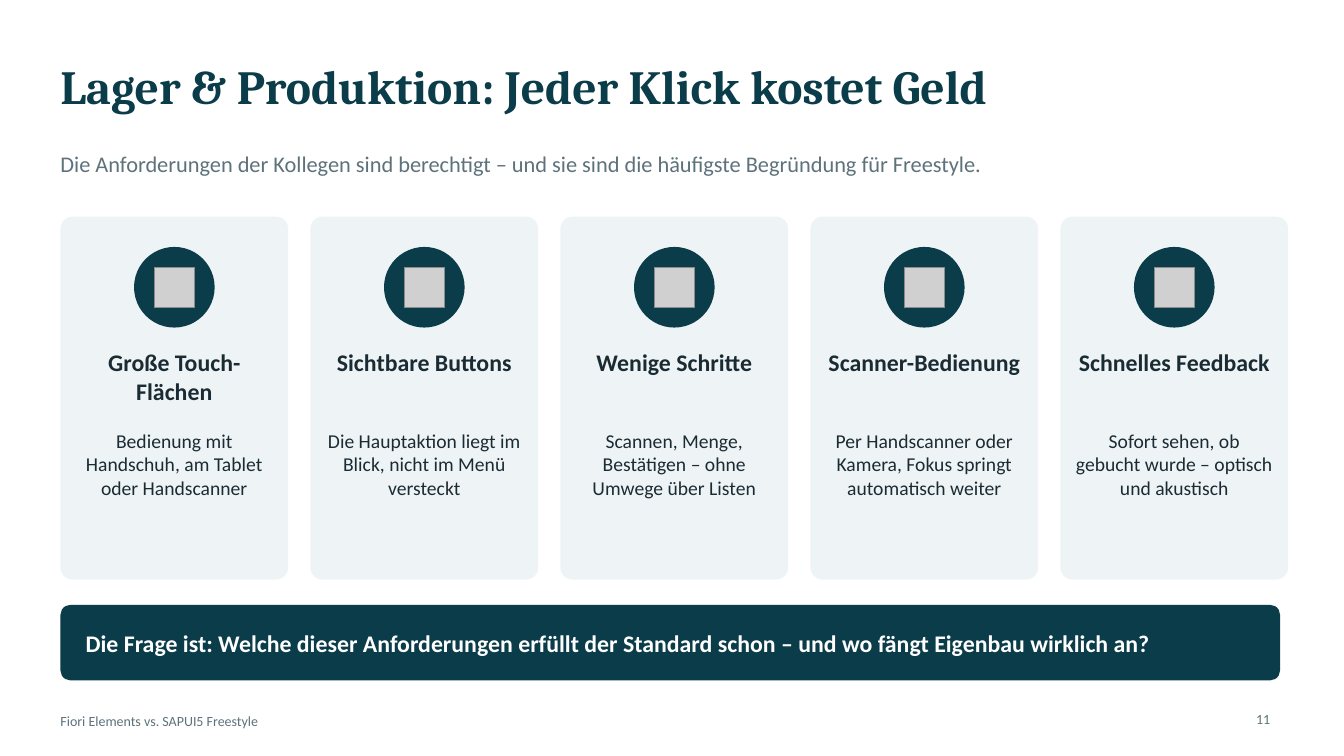
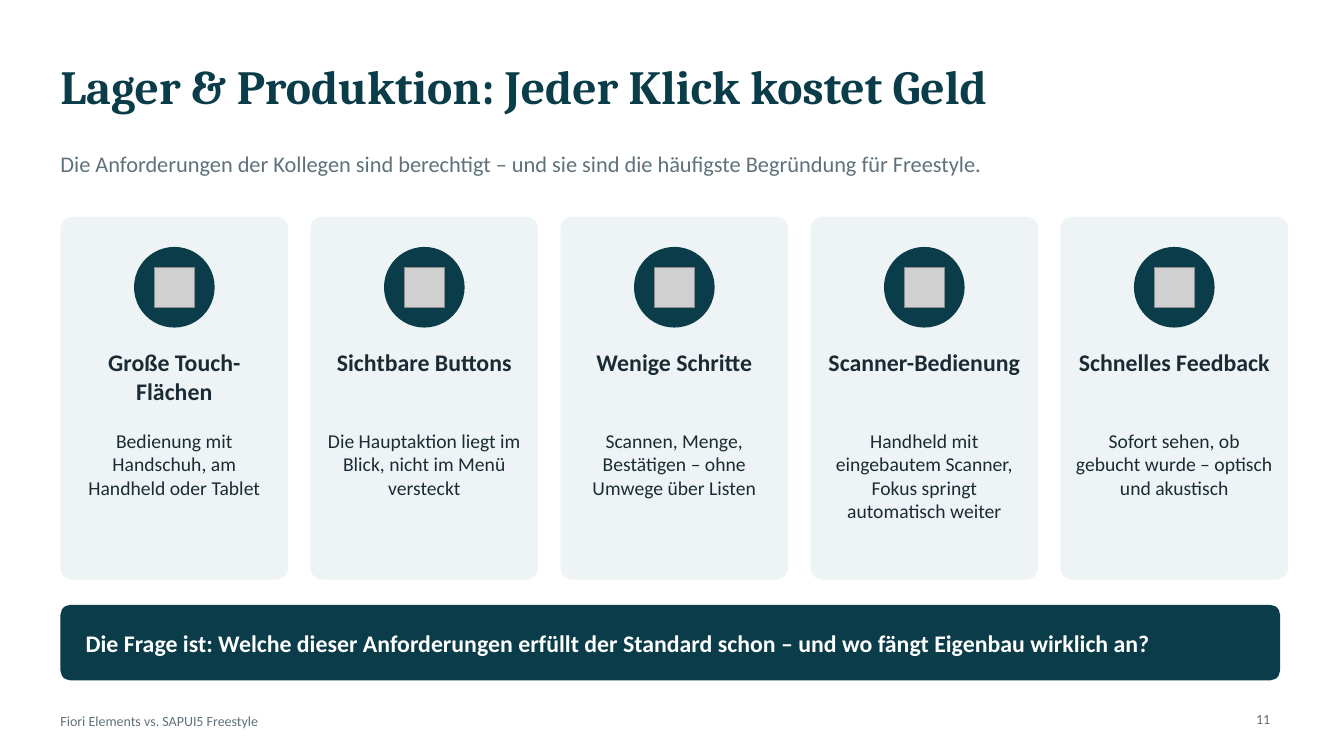
Before and after one commit to Fabs943/SAPUI5-DEMO, a slide deck: slide 11 of praesentation/Fiori_vs_Freestyle.pptx. Drawn at 1344x756 pixels with LibreOffice and Linux fonts; fonts in the diff are those of the drawing; grey boxes stand for pictures. Boxes give left, top, right and bottom in pixels: in the first picture for what was removed or moved away, otherwise in the second. Text is boxed around its words. In the diff, an @@ line names an element or a change of style, - is before the commit and + after.

```diff
--- a/praesentation/Fiori_vs_Freestyle.pptx
+++ b/praesentation/Fiori_vs_Freestyle.pptx
@@ text at <box>88,434,260,495</box>: text changed @@
-Bedienung mit Handschuh, am Tablet oder Handscanner
+Bedienung mit Handschuh, am Handheld oder Tablet
@@ text at <box>836,434,1013,518</box>: text changed @@
-Per Handscanner oder Kamera, Fokus springt automatisch weiter
+Handheld mit eingebautem Scanner, Fokus springt automatisch weiter
```
Also in this commit, not shown: 6 other slides changed, 3 slides added.
